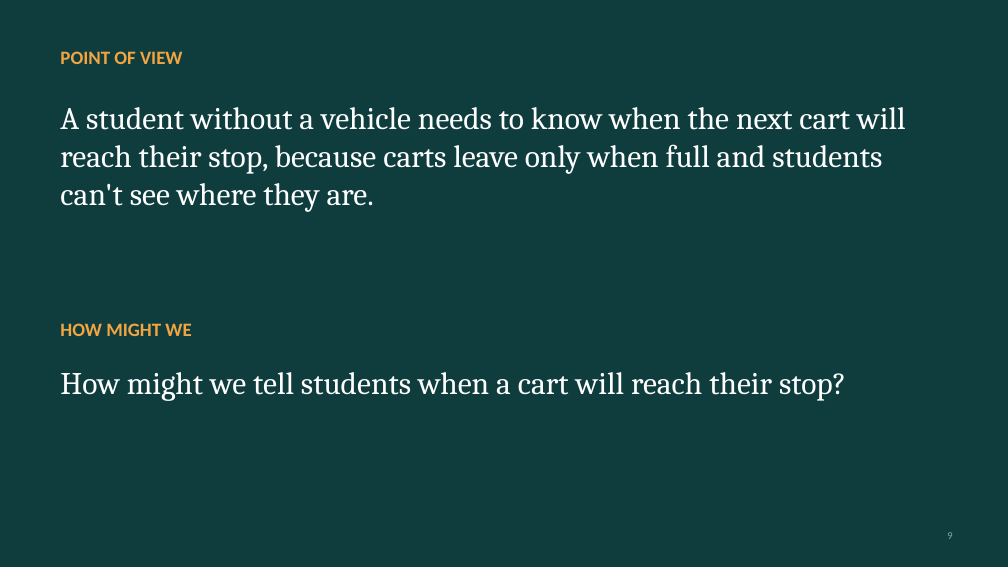
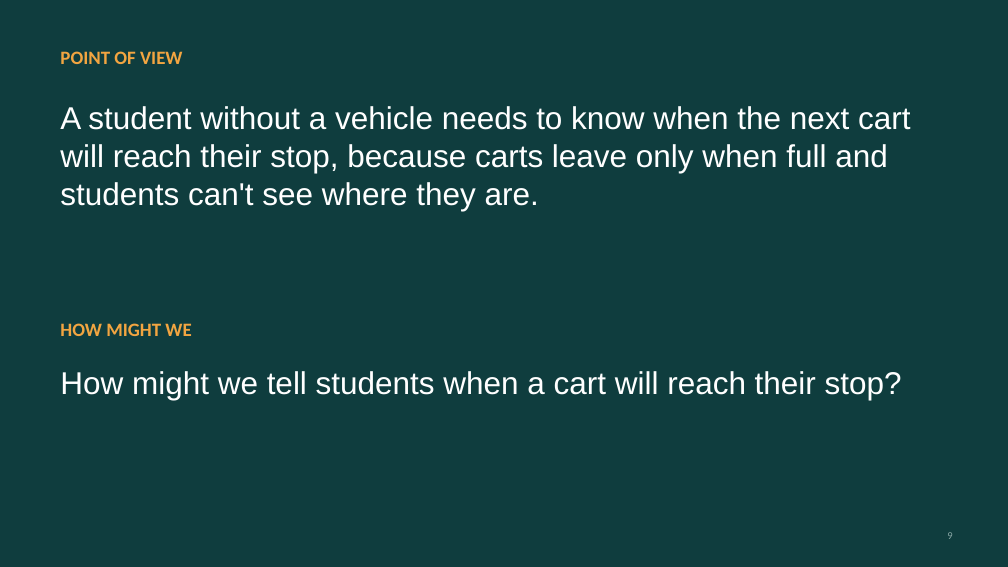
Before and after one commit to ShadowIzzHerZ/waiting-for-the-shuttle, a slide deck: slide 9 of deck/P05_Waiting_for_the_Shuttle.pptx. Drawn at 1008x567 pixels with LibreOffice and Linux fonts; fonts in the diff are those of the drawing. Boxes give left, top, right and bottom in pixels: in the first picture for what was removed or moved away, otherwise in the second. Text is boxed around its words. In the diff, an @@ line names an element or a change of style, - is before the commit and + after.

Commit message:
Deck: app screenshots in the empty space, Arial titles
Title and thank-you slides show the app instead of the van icon; the
prediction-app slide has a strip of the app in each card; the next-steps
slide shows four views of the app today. Titles now Arial, body Calibri.

```diff
--- a/deck/P05_Waiting_for_the_Shuttle.pptx
+++ b/deck/P05_Waiting_for_the_Shuttle.pptx
@@ text "A student without a vehicle ..." at [60, 106, 910, 211]: font Cambria to Arial @@
@@ text "How might we tell students ..." at [60, 371, 902, 400]: font Cambria to Arial @@
```
Also in this commit, not shown: 18 other slides changed, 1 other file.
